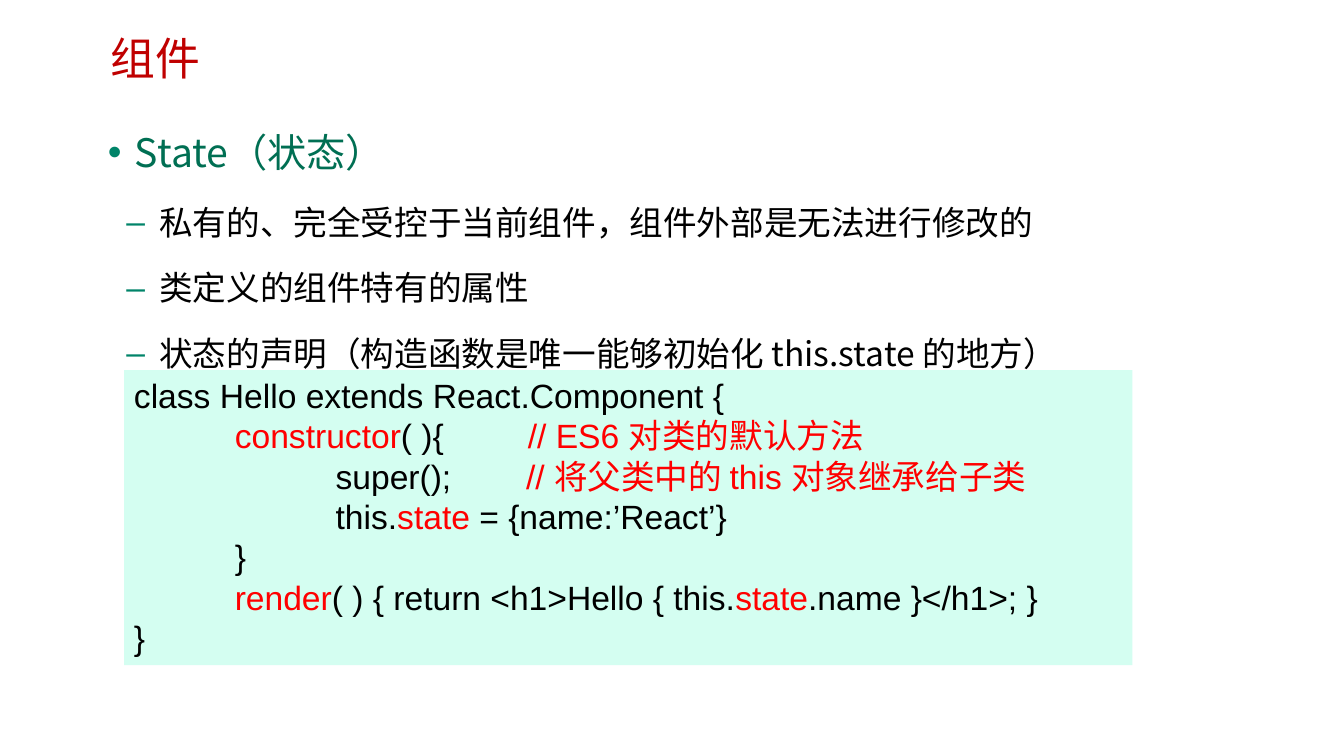
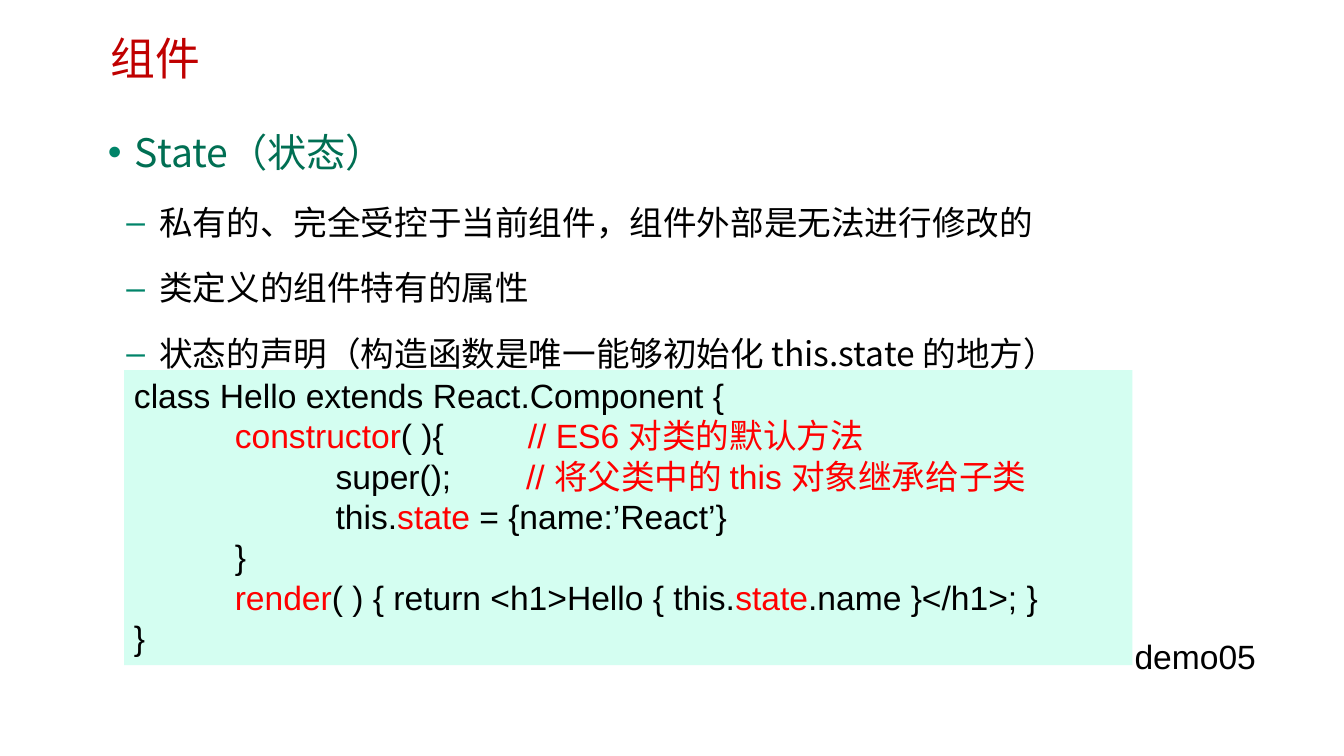
Before and after one commit to HL1115/react, a slide deck: slide 14 of reactjs/ppt/1-2 React基础语法.pptx. Drawn at 1344x756 pixels with LibreOffice and Linux fonts; fonts in the diff are those of the drawing; background and template pictures are left out. Boxes give left, top, right and bottom in pixels: in the first picture for what was removed or moved away, otherwise in the second. Text is boxed around its words. In the diff, an @@ line names an element or a change of style, - is before the commit and + after.

```diff
--- a/reactjs/ppt/1-2 React基础语法.pptx
+++ b/reactjs/ppt/1-2 React基础语法.pptx
@@ text added at [1135, 644, 1256, 670], 24 pt, text #000000 @@
+demo05
```
Also in this commit, not shown: 8 other slides changed, 3 slides added, 7 other files.
